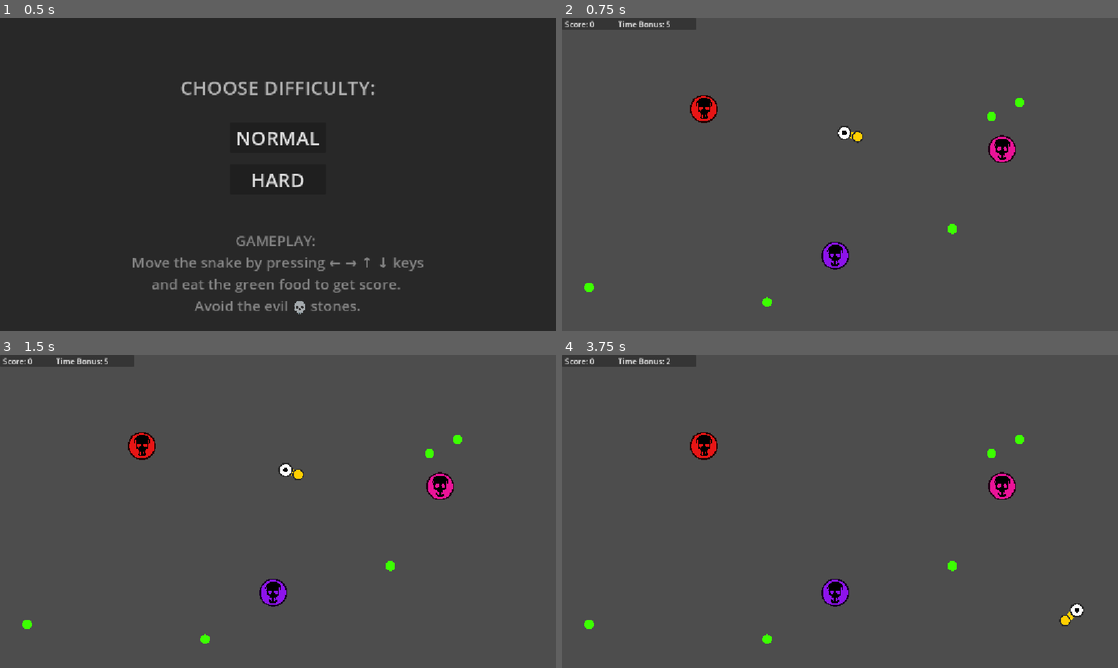
Above: before the commit, frames 1-4 (two rows, left to right).
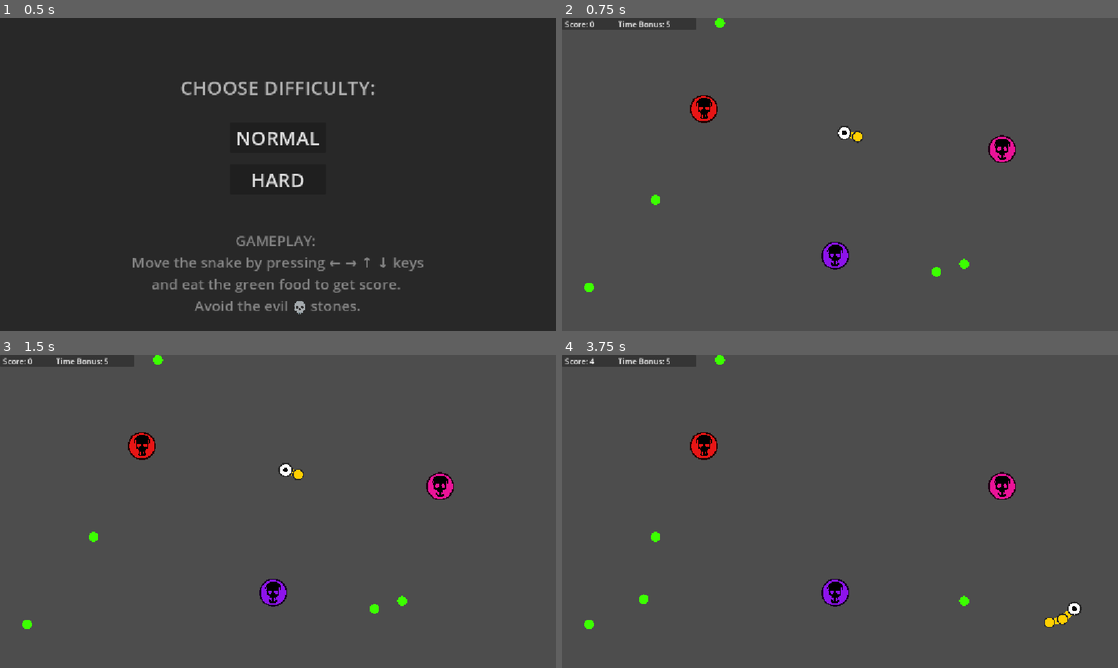
Above: after the commit, the same moments.

Repository: zett42/Physnake
Game: Godot game, scene res://ui/start.tscn
Same seed, same stepped clock (60 frames per second), same inputs: the game is played once before the commit and once after it.
Inputs:
- Up to frame 1 (0.5 s): no input
- Up to frame 2 (0.75 s): click "NORMAL" at 0.5 s
- Up to frame 3 (1.5 s): tap Enter at 1.25 s; hold Right (move_right) from 1.28 s (still down)
- Up to frame 4 (3.75 s): release Right (move_right) at 2.03 s; hold Down (move_down) 2.03-2.78 s; hold Right (move_right) 2.78-3.53 s; hold Up (move_up) from 3.53 s (still down)

Frame 1 is identical in both runs. In frame 2, 0.3% of the frame differs, in the area x 16-84%, y 0-93%; in frame 3, 0.3%; in frame 4, 0.6%, in the area x 5-94%, y 0-93%.

Commit message:
Add food_tail_count to Food and update spawning logic in snake_head

Diff:
--- a/components/food.gd
+++ b/components/food.gd
@@ -6,7 +6,10 @@
 	BIG,
 }
 
+const MAX_TAIL_COUNT: int = 3
+
 @export var food_size: FoodSize = FoodSize.NORMAL
+@export var food_tail_count: int = 1
 
 
 func _ready():
--- a/components/food_spawner.gd
+++ b/components/food_spawner.gd
@@ -45,6 +45,7 @@
 			var food = food_scene.instantiate()
 			food.position = shape_cast.position
 			food.food_size = food_size
+			food.food_tail_count = randi_range(1, Food.MAX_TAIL_COUNT)
 
 			get_parent().add_child( food )
 			break
--- a/components/snake_head.gd
+++ b/components/snake_head.gd
@@ -94,7 +94,7 @@
 		$EatSound.play()
 
 		# Buffer the food for later spawning of snake segment
-		call_deferred( "_buffer_food", body.food_size )
+		call_deferred( "_buffer_food", body.food_size, body.food_tail_count )
 
 		# remove collided food
 		body.queue_free()
@@ -106,17 +106,19 @@
 		time_bonus = MAX_TIME_BONUS
 
 
-func _buffer_food( food_size: Food.FoodSize ):
+func _buffer_food( food_size: Food.FoodSize, tail_count: int = 1 ):
 	"""Buffer eaten food for later spawning."""
 
-	# Record current tail position where the segment should eventually spawn
-	food_buffer.append({
-		"food_size": food_size,
-		"tail_position": tail.global_position
-	})
+	# Add multiple entries to buffer based on food_tail_count
+	for i in tail_count:
+		# Record current tail position where the segment should eventually spawn
+		food_buffer.append({
+			"food_size": food_size,
+			"tail_position": tail.global_position
+		})
 
 	# Reset tail spawn distance tracker when eating first food
-	if food_buffer.size() == 1:
+	if food_buffer.size() == tail_count:
 		tail_spawn_distance = 0.0
 
 
